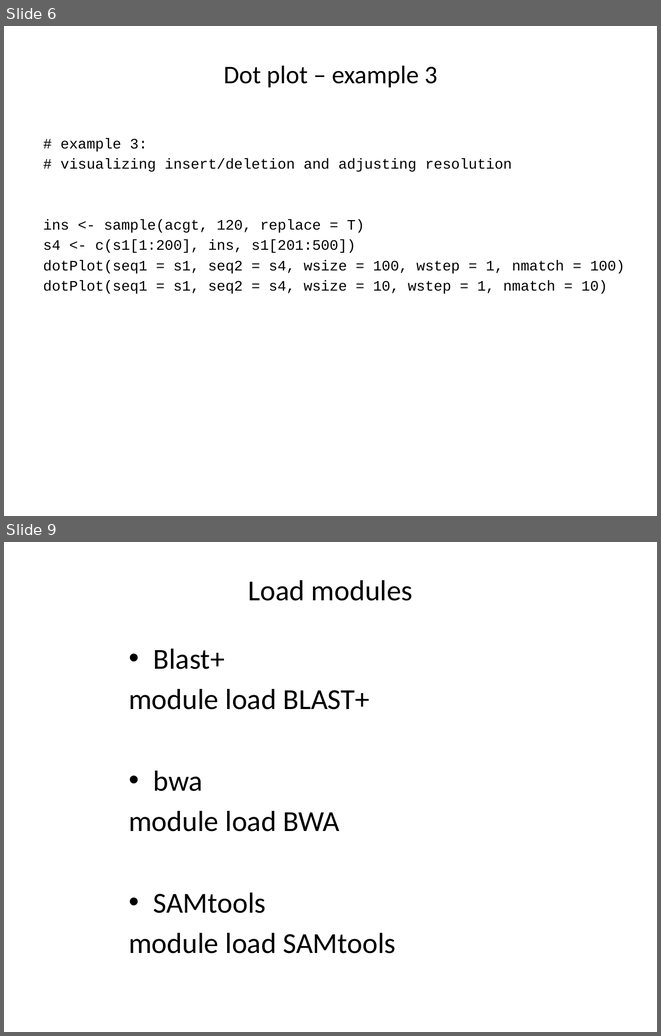
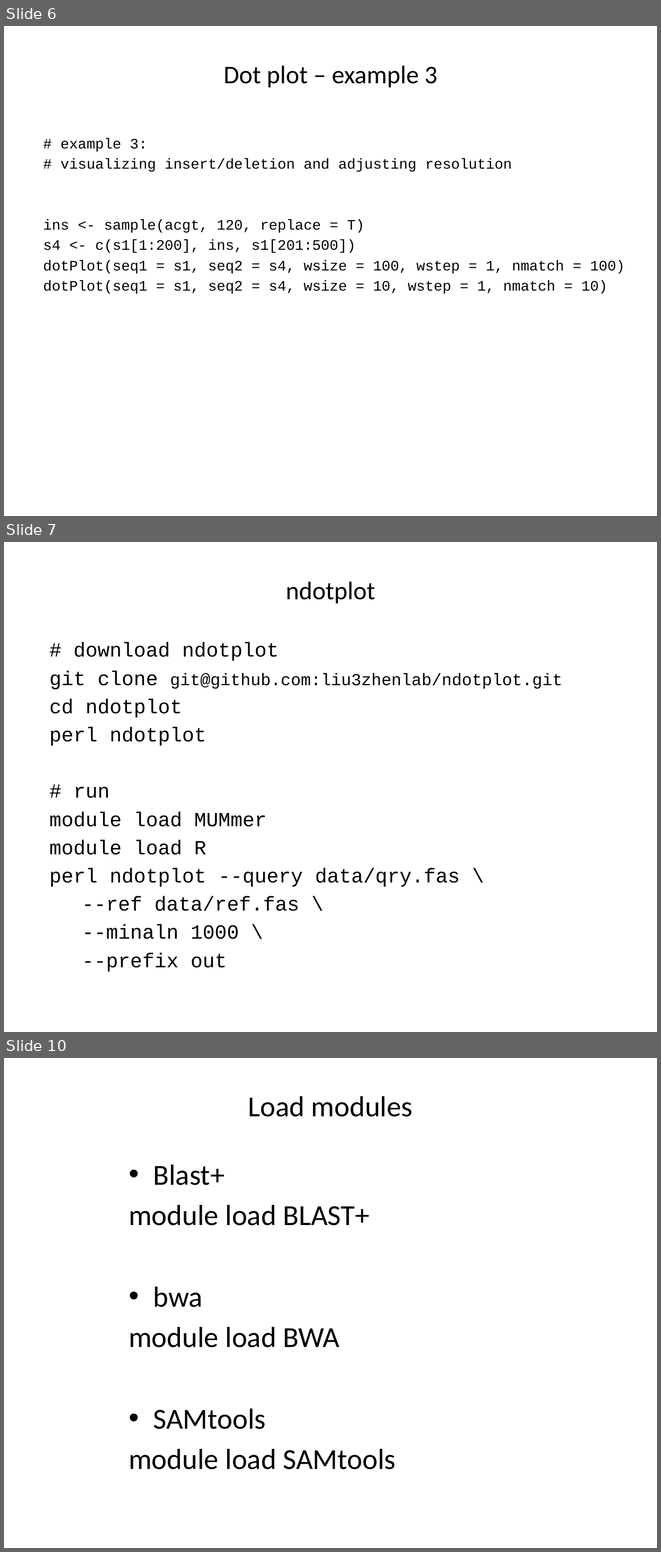
Before and after one commit to liu3zhenlab/teaching, a slide deck: PLPTH813Bioinformatis/2023/labs/lab05_alignment.pptx. Shown one above the other, each under a label of ours: slides 6 and 9 before the commit, slides 6, 7 and 10 after it; the slides between them are not shown. The pictures are 661x1036 and 661x1552 pixels, drawn with LibreOffice and Linux fonts; fonts in the diff are those of the drawing. Boxes give left, top, right and bottom in pixels: in the first picture for what was removed or moved away, otherwise in the second. Text is boxed around its words. In the diff, an @@ line names an element or a change of style, - is before the commit and + after.

```diff
--- a/PLPTH813Bioinformatis/2023/labs/lab05_alignment.pptx
+++ b/PLPTH813Bioinformatis/2023/labs/lab05_alignment.pptx
@@ slide 7 added at (4, 542, 657, 1032), background #FFFFFF @@
@@ title added at (286, 581, 376, 603), 28 pt, text #000000 @@
+ndotplot
@@ text added at (50, 642, 562, 971), 22.2 pt, text #000000 @@
+# download ndotplot
+git clone git@github.com:liu3zhenlab/ndotplot.git
+cd ndotplot
+perl ndotplot
+# run
+module load MUMmer
+module load R
+perl ndotplot --query data/qry.fas \
+--ref data/ref.fas \
+--minaln 1000 \
+--prefix out
@@ what was slide 9 is now slide 10 @@
```
Also in this commit, not shown: 7 slides changed, 2 other slides added, 1 slide removed, 3 other files.
